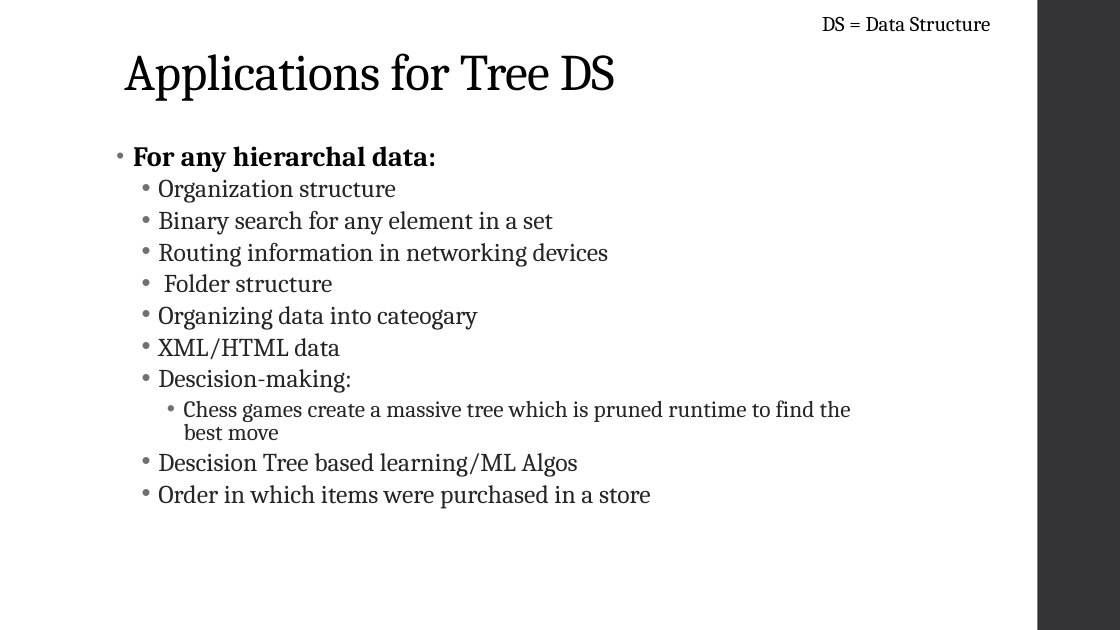
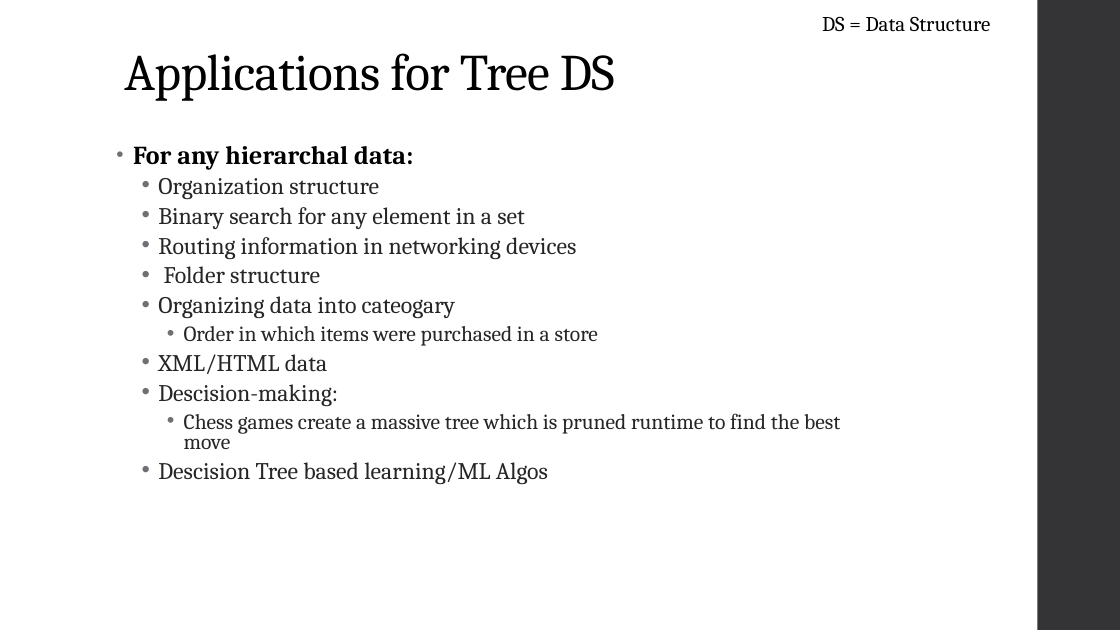
Before and after one commit to share2learnwidmanish/MVJ_Visit_28thJan2023-, a slide deck: slide 14 of DataStructure_Trees_animation_MVJ.pptx (slide 13 before the commit). Drawn at 1120x630 pixels with LibreOffice and Linux fonts; fonts in the diff are those of the drawing. Boxes give left, top, right and bottom in pixels: in the first picture for what was removed or moved away, otherwise in the second. Text is boxed around its words. In the diff, an @@ line names an element or a change of style, - is before the commit and + after.

```diff
--- a/DataStructure_Trees_animation_MVJ.pptx
+++ b/DataStructure_Trees_animation_MVJ.pptx
@@ text at [133, 146, 840, 484]: size 24 to 22.2 pt in "For any hierarchal data:"; size 22 to 20.4 pt in "Organization structure", "Binary search for any element in a ...", "Routing information in networking devices", "Folder structure" and 4 more places; size 20 to 18.5 pt in "Chess games create a massive tree which ..." @@
@@ text at [184, 326, 598, 346]: paragraph added @@
+    • Order in which items were purchased in a store
@@ text at [158, 485, 650, 508]: paragraph removed @@
-  • Order in which items were purchased in a store
```
Also in this commit, not shown: 5 other slides changed, 2 slides added, 3 slides removed.
